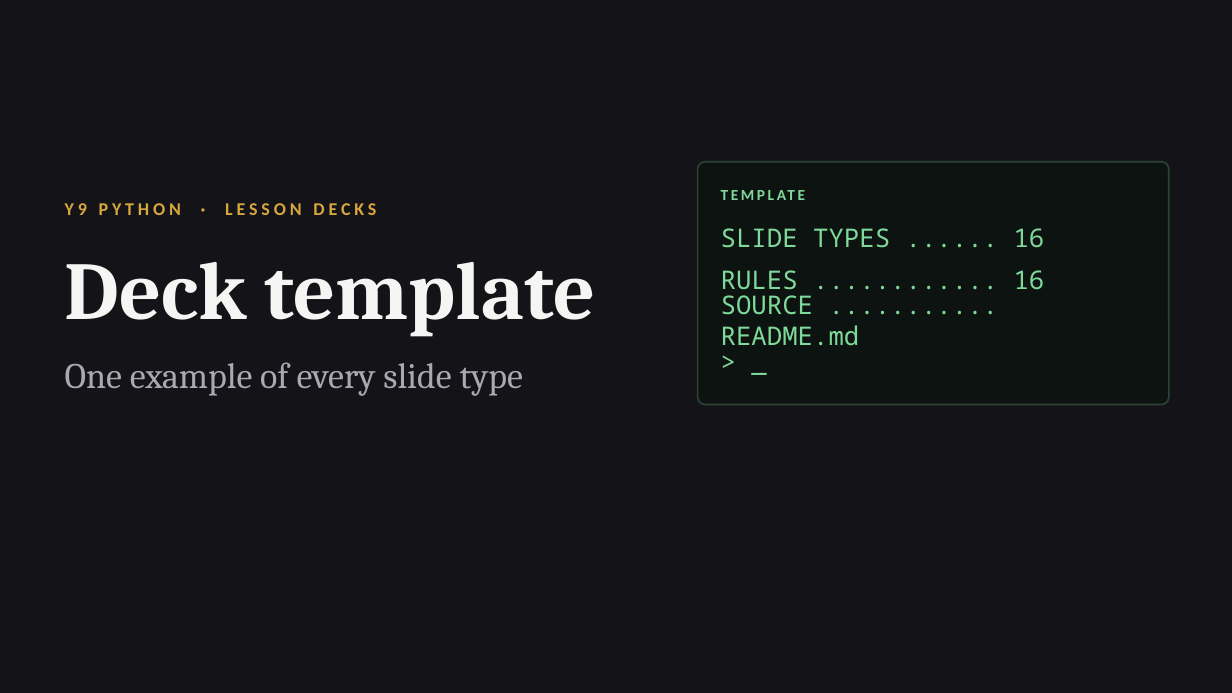
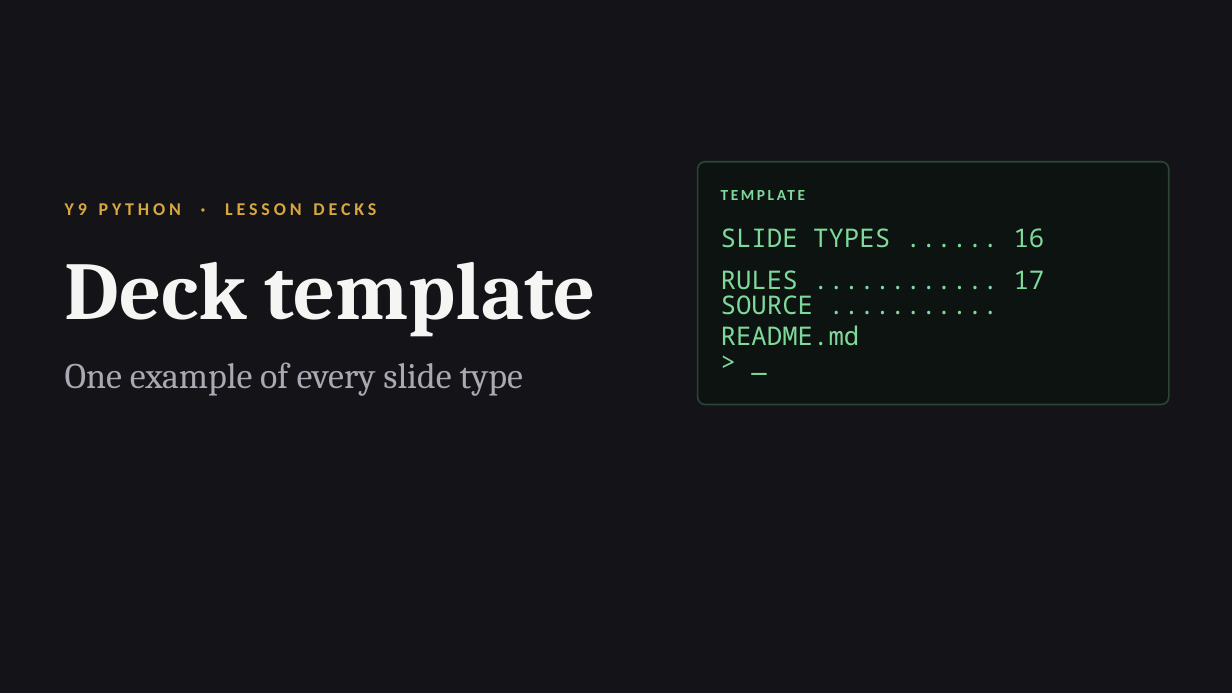
Before and after one commit to OGAComputing/interactive, a slide deck: slide 1 of _presentations/Y9_Python/Y9_Python_Deck_Template.pptx. Drawn at 1232x693 pixels with LibreOffice and Linux fonts; fonts in the diff are those of the drawing. Boxes give left, top, right and bottom in pixels: in the first picture for what was removed or moved away, otherwise in the second. Text is boxed around its words. In the diff, an @@ line names an element or a change of style, - is before the commit and + after.

```diff
--- a/_presentations/Y9_Python/Y9_Python_Deck_Template.pptx
+++ b/_presentations/Y9_Python/Y9_Python_Deck_Template.pptx
@@ text at (721, 270, 1045, 296): text changed @@
-RULES ............ 16
+RULES ............ 17
```
Also in this commit, not shown: 4 other slides changed, 1 slide added, 33 other files.
